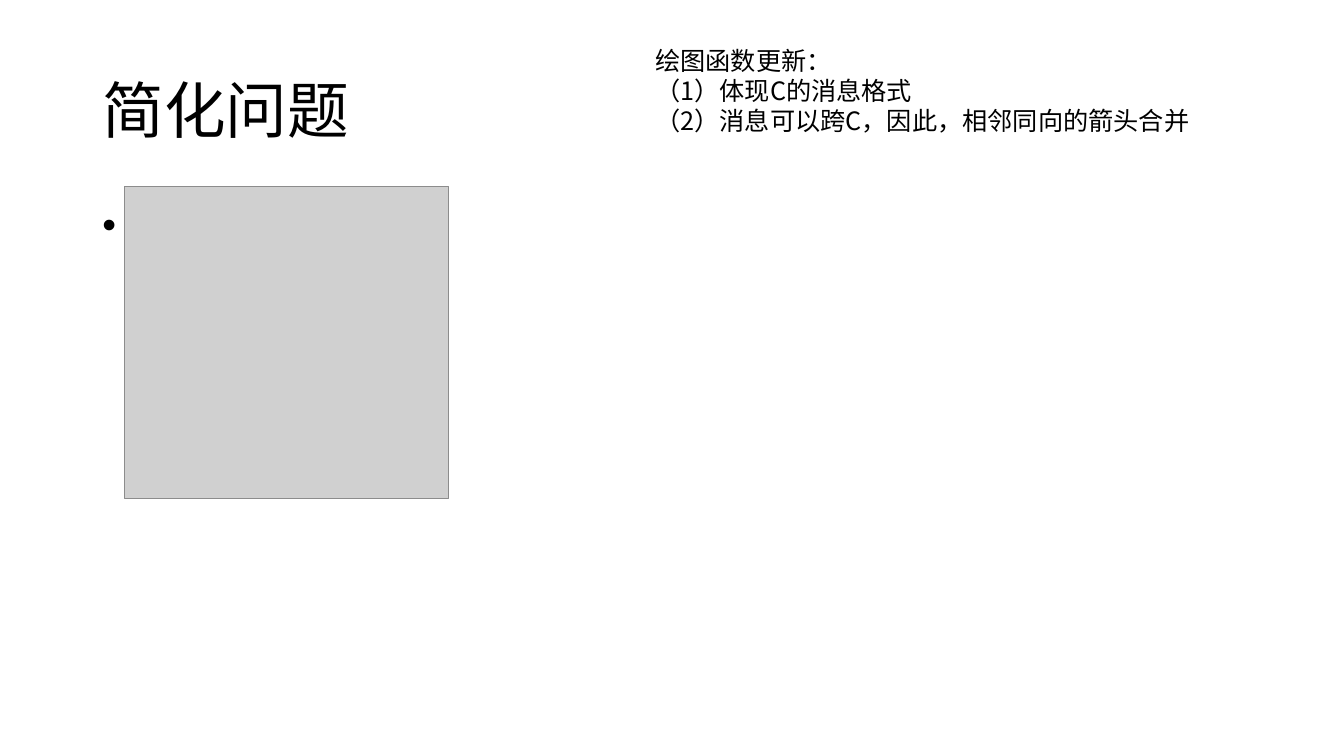
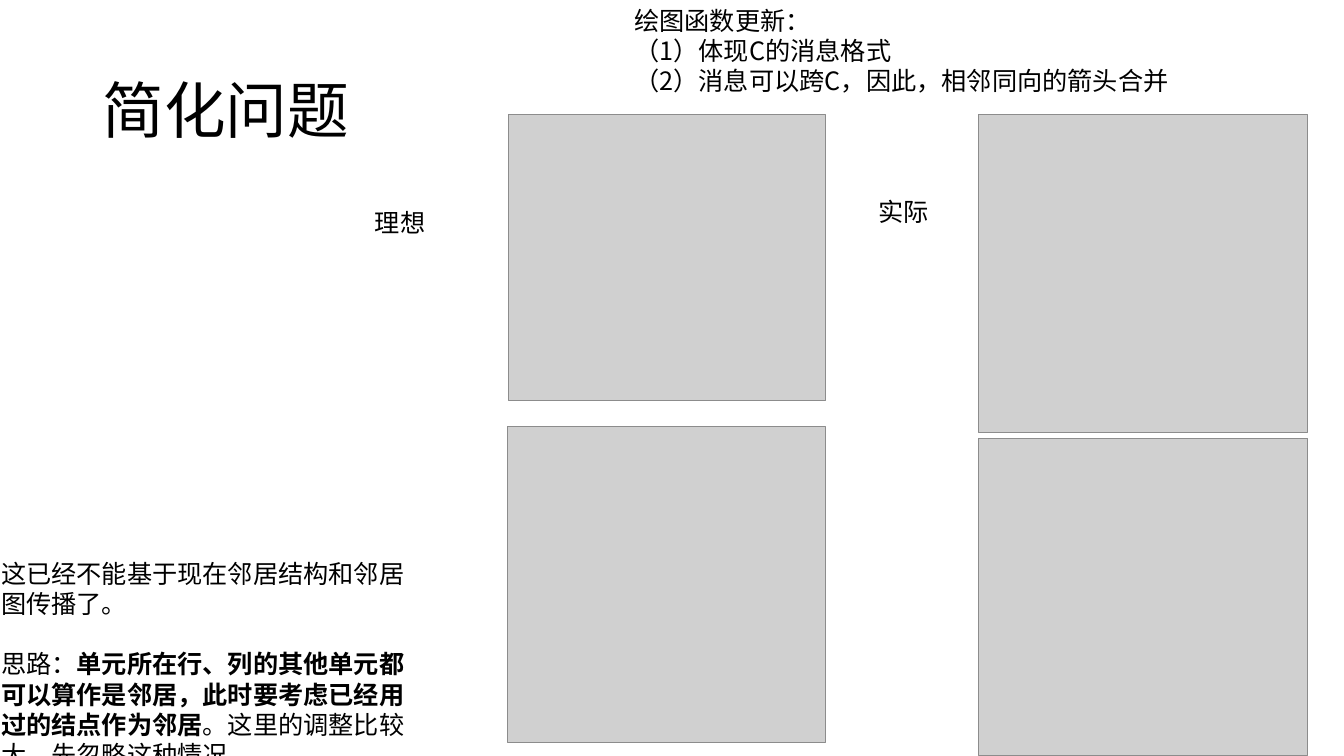
Before and after one commit to HuangDDU/hzy_algorithm, a slide deck: slide 41 of huawei/日志记录.pptx. Drawn at 1344x756 pixels with LibreOffice and Linux fonts; fonts in the diff are those of the drawing; grey boxes stand for pictures. Boxes give left, top, right and bottom in pixels: in the first picture for what was removed or moved away, otherwise in the second. Text is boxed around its words. In the diff, an @@ line names an element or a change of style, - is before the commit and + after.

Commit message:
24_01_05消息格式转换

```diff
--- a/huawei/日志记录.pptx
+++ b/huawei/日志记录.pptx
@@ text "绘图函数更新：": place and size @@
-text "绘图函数更新：" at [655, 48, 1189, 133]
+text "绘图函数更新：" at [634, 8, 1168, 93]
@@ picture added at [509, 114, 826, 401] @@
@@ picture: place and size @@
-picture at [125, 187, 450, 499]
+picture at [978, 115, 1308, 433]
@@ text added at [878, 199, 928, 223], 18 pt, text #000000 @@
+实际
@@ text added at [375, 211, 425, 234], 18 pt, text #000000 @@
+理想
@@ picture added at [508, 426, 825, 743] @@
@@ picture added at [978, 439, 1308, 756] @@
@@ text added at [1, 561, 404, 737], 18 pt, text #000000 @@
+这已经不能基于现在邻居结构和邻居图传播了。
+思路：单元所在行、列的其他单元都可以算作是邻居，此时要考虑已经用过的结点作为邻居。这里的调整比较大，先忽略这种情况。
```
Also in this commit, not shown: 3 other slides changed, 1 slide added, 5 other files.
